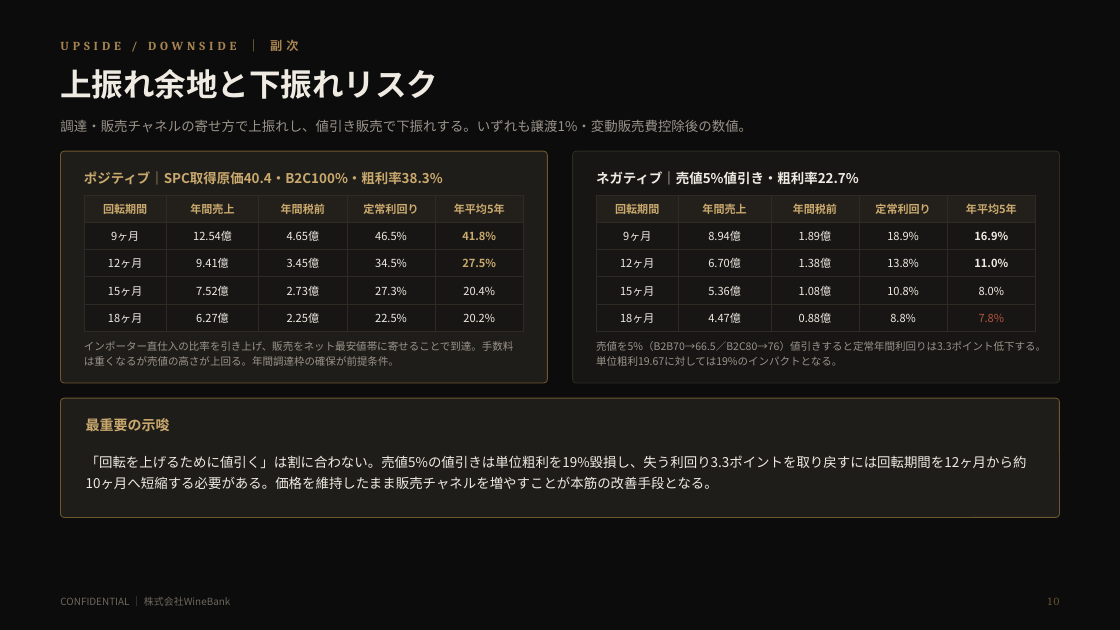
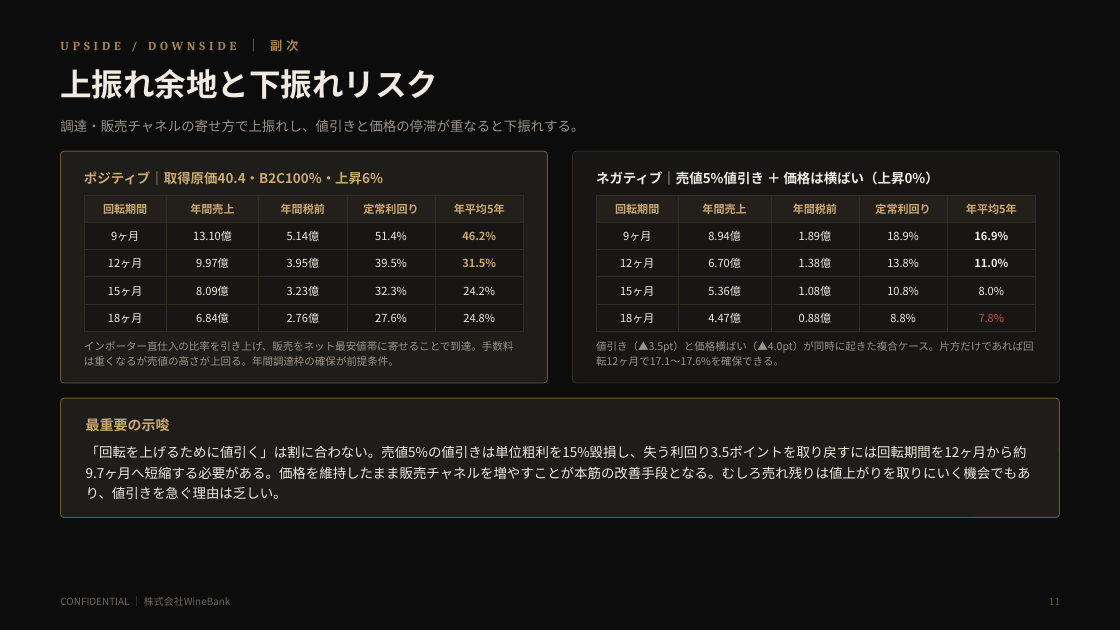
Before and after one commit to nakano-winebank/wine-auction, a slide deck: slide 12 of docs/wine-fund/WineBank_ワインファンドSPC組成提案_5億_20260811.pptx (slide 11 before the commit). Drawn at 1120x630 pixels with LibreOffice and Linux fonts; fonts in the diff are those of the drawing. Boxes give left, top, right and bottom in pixels: in the first picture for what was removed or moved away, otherwise in the second. Text is boxed around its words. In the diff, an @@ line names an element or a change of style, - is before the commit and + after.

```diff
--- a/docs/wine-fund/WineBank_ワインファンドSPC組成提案_5億_20260811.pptx
+++ b/docs/wine-fund/WineBank_ワインファンドSPC組成提案_5億_20260811.pptx
@@ text at bbox=[60, 120, 584, 132]: text changed @@
-調達・販売チャネルの寄せ方で上振れし、値引き販売で下振れする。いずれも譲渡1%・変動販売費控除後の数値。
+調達・販売チャネルの寄せ方で上振れし、値引きと価格の停滞が重なると下振れする。
@@ text at bbox=[84, 171, 383, 184]: text changed @@
-ポジティブ｜SPC取得原価40.4・B2C100%・粗利率38.3%
+ポジティブ｜取得原価40.4・B2C100%・上昇6%
@@ text at bbox=[596, 171, 939, 185]: text changed @@
-ネガティブ｜売値5%値引き・粗利率22.7%
+ネガティブ｜売値5%値引き ＋ 価格は横ばい（上昇0%）
@@ table at bbox=[84, 195, 523, 327] @@
-row 2: 9ヶ月 | 12.54億 | 4.65億 | 46.5% | 41.8%
+row 2: 9ヶ月 | 13.10億 | 5.14億 | 51.4% | 46.2%
-row 3: 12ヶ月 | 9.41億 | 3.45億 | 34.5% | 27.5%
+row 3: 12ヶ月 | 9.97億 | 3.95億 | 39.5% | 31.5%
-row 4: 15ヶ月 | 7.52億 | 2.73億 | 27.3% | 20.4%
+row 4: 15ヶ月 | 8.09億 | 3.23億 | 32.3% | 24.2%
-row 5: 18ヶ月 | 6.27億 | 2.25億 | 22.5% | 20.2%
+row 5: 18ヶ月 | 6.84億 | 2.76億 | 27.6% | 24.8%
@@ text at bbox=[596, 341, 1034, 366]: text changed @@
-売値を5%（B2B70→66.5／B2C80→76）値引きすると定常年間利回りは3.3ポイント低下する。単位粗利19.67に対しては19%のインパクトとなる。
+値引き（▲3.5pt）と価格横ばい（▲4.0pt）が同時に起きた複合ケース。片方だけであれば回転12ヶ月で17.1〜17.6%を確保できる。
@@ text at bbox=[86, 445, 1031, 499]: text changed @@
-「回転を上げるために値引く」は割に合わない。売値5%の値引きは単位粗利を19%毀損し、失う利回り3.3ポイントを取り戻すには回転期間を12ヶ月から約10ヶ月へ短縮する必要がある。価格を維持したまま販売チャネルを増やすことが本筋の改善手段となる。
+「回転を上げるために値引く」は割に合わない。売値5%の値引きは単位粗利を15%毀損し、失う利回り3.5ポイントを取り戻すには回転期間を12ヶ月から約9.7ヶ月へ短縮する必要がある。価格を維持したまま販売チャネルを増やすことが本筋の改善手段となる。むしろ売れ残りは値上がりを取りにいく機会でもあり、値引きを急ぐ理由は乏しい。
@@ text at bbox=[1050, 598, 1060, 605]: text changed @@
-10
+11
```
Also in this commit, not shown: 14 other slides changed, 1 slide added, 4 other files.
